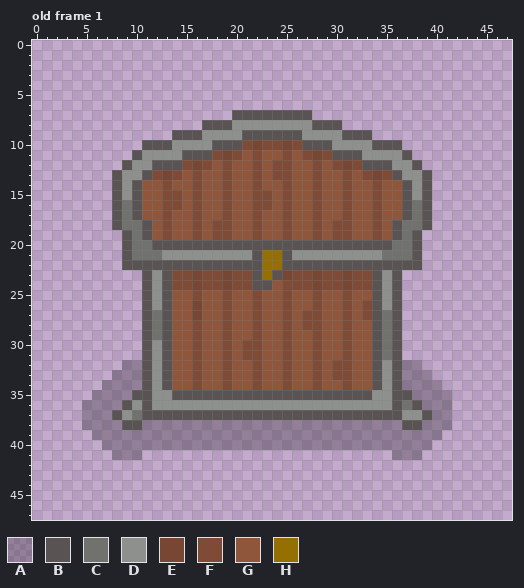
Pixel-art file -- map/chest_normal.aseprite. Above is the file before it was changed.
48x48 pixels, 1 frame. Colours within 5 levels of each other are drawn and written as one. Shown: old frame 1. The commit also changed other frames, which this record leaves out.
Visible layers, top first: "Layer 7", "Layer 6", "Line", "Shadow/Layer 4", "Shadow/Layer 5", "Shadow/Layer 3" opacity 40%, "Background/Layer 2", "Background/Layer 1", "Layer 8" opacity 25%.
Palette (. is transparent): A #00000040  B #595453  C #71726e  D #8d908d  E #774733  F #7f4b37  G #8f563b  H #947003
Pixels before, old frame 1, first column x 5:
 7 ...............BBBBBBBB..............
 8 ............BBBDDDDDDDDBBB...........
 9 .........BBBDDDDBBBBBBDDDDBBB........
10 ......BBBDDDDBBBFEFFEFBBBDDDDBBB.....
11 .....BDDDDBBBFEFGFGGFGFEFBBBDDDDB....
12 ....BDDBBBFEFGFGGFGFFGGFGFEFBBBDDB...
13 ...BDDBFEFGFGGFGGFGFFGGFGGFGFEFBDDB..
14 ...BDBGGFGGFGGFGGFGGFGGFGGFGGFGGBDB..
15 ...BDBGGFFGFGGFGGFFGFGGFGGFGGFGGBDB..
16 ...BCBGGFFGFGGFGGFFGFGGFGGFGGFGGBCB..
17 ...BCBGGFGGFGGFGGFGGFGGFGGFGGFGGBCB..
18 ...BCCBGFGGFGFFGGFGGFGGFGFFGGFGBCCB..
19 ....BCBGFGGFGFFGGFGGFGGFGFFGGFGBCB...
20 ....BCCBBBBBBBBBBBBBBBBBBBBBBBBCCB...
21 ....BCCCDDDDDDDDDBHHBDDDDDDDDDCCCB...
22 ....BBBBBBBBBBBBBBHHBBBBBBBBBBBBBB...
23 ......BDBFFEFFEFFBHBEFFEFFEFFBDB.....
24 ......BDBFFEFFEFFBBGFFFEFFEFFBDB.....
25 ......BDBGGFGGFGGFGGFGGFGGFGGBDB.....
26 ......BDBGGEGGFGGFGGFGGFGGFGFBDB.....
27 ......BCBGGEGGFGGFGGFGFFGGFGFBCB.....
28 ......BCBGGFGGFGGFGGFGFFGGFGGBCB.....
29 ......BCBGGFGGFGGFGGFGGFGGFGGBCB.....
30 ......BDBGGFGGFGFFGGFGGFGGFGGBCB.....
31 ......BDBGGFGGFGFFGGFGGFGGFGGBCB.....
32 ....AABDBGGFGGFGGFGGFGGFGFFGGBDBAA...
33 ...AAABDBGGFGGFGGFGGFGGFGFFGGBDBAAA..
34 ..AAAABDBGGFGGFGGFGGFGGFGGFGGBDBAAAA.
35 .AAAABBDDBBBBBBBBBBBBBBBBBBBBDDBBAAAA
36 AAAABDBDDDDDDDDDDDDDDDDDDDDDDDDBCBAAA
37 AAABDCBBBBBBBBBBBBBBBBBBBBBBBBBBDDBAA
38 AAAABBAAAAAAAAAAAAAAAAAAAAAAAAAABBAAA
39 .AAAAAAAAAAAAAAAAAAAAAAAAAAAAAAAAAAA.
40 ..AAAAAAAAAAAAAAAAAAAAAAAAAAAAAAAAA..
41 ...AAA.........................AAA...
New version:
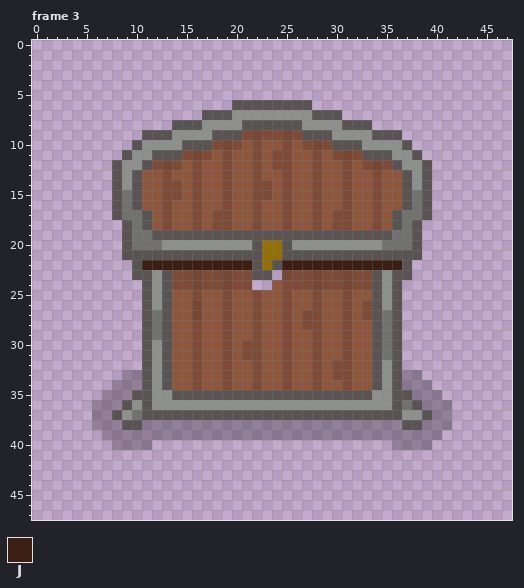
Colours new in this view: J #3c1f12
A new or re-ordered frame is compared with the old frame closest to it.
The exact change:
frames 1 -> 9
layer "Layer 8" opacity 25% -> 100%
layer "Layer 10" added
layer "Layer 9" added
layer "Background/Layer 1" removed
layer "Background/Layer 2" removed
layer "Shadow/Layer 3" removed
layer "Shadow/Layer 5" removed
layer "Shadow/Layer 4" removed
layer "Line" removed
layer "Layer 6" removed
layer "Layer 7" removed
Changed rows in their new state; - is an unchanged pixel.
Frame 3 is new; against old frame 1:
first column x 8:
 6 ------------BBBBBBBB------------
 7 ---------BBBDDDDDDDDBBB---------
 8 ------BBBDDD-BBBBBB-DDDBBB------
 9 ---BBBDDD-BBBFEFFEFBBB-DDDBBB---
10 --BDDD-BBBFEFGFGGFGFEFBBB-DDDB--
11 -BD-BBBFEFGFG---F--GFGFEFBBB-DB-
12 BD-BFEFGFG------------GFGFEFB-DB
13 --BGGFG---------G--------GFGGB--
14 ------F--------F----------------
15 -C----------------------------C-
16 ------G--------G----------------
17 --CB------F-----------F-----BC--
18 .B----------------------------B.
19 ---CBBBBBBBBBBBBBBBBBBBBBBBBC---
20 ----CDDDDDDDDD-HH-DDDDDDDDDC----
21 --BBBBBBBBBBBB----BBBBBBBBBBBB--
22 -.-JJJJJJJJJJJ--BJJJJJJJJJJJJ-.-
23 --B------------B.------------B--
24 --------------..----------------
first column x 5:
32 ----..--------------------------..---
33 ---.------------------------------.--
34 --.--------------------------------.-
35 -.----------------------------------.
36 .------------------------------------
37 .------------------------------------
38 .------------------------------------
39 -.-----------------------------------
40 --.----........................------
41 ---...-------------------------...---
Changed places in both pictures, as pixel boxes (x1, y1, x2, y2):
changed: (112, 100, 432, 290)
erased: (82, 360, 452, 460)
